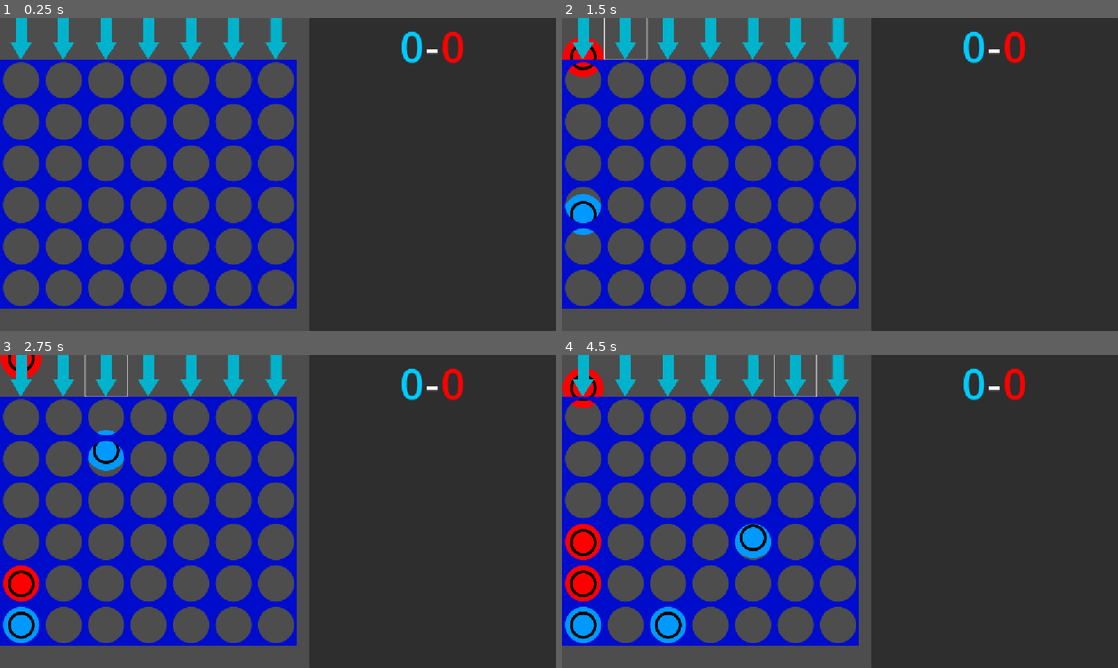
Above: before the commit, frames 1-4 (two rows, left to right).
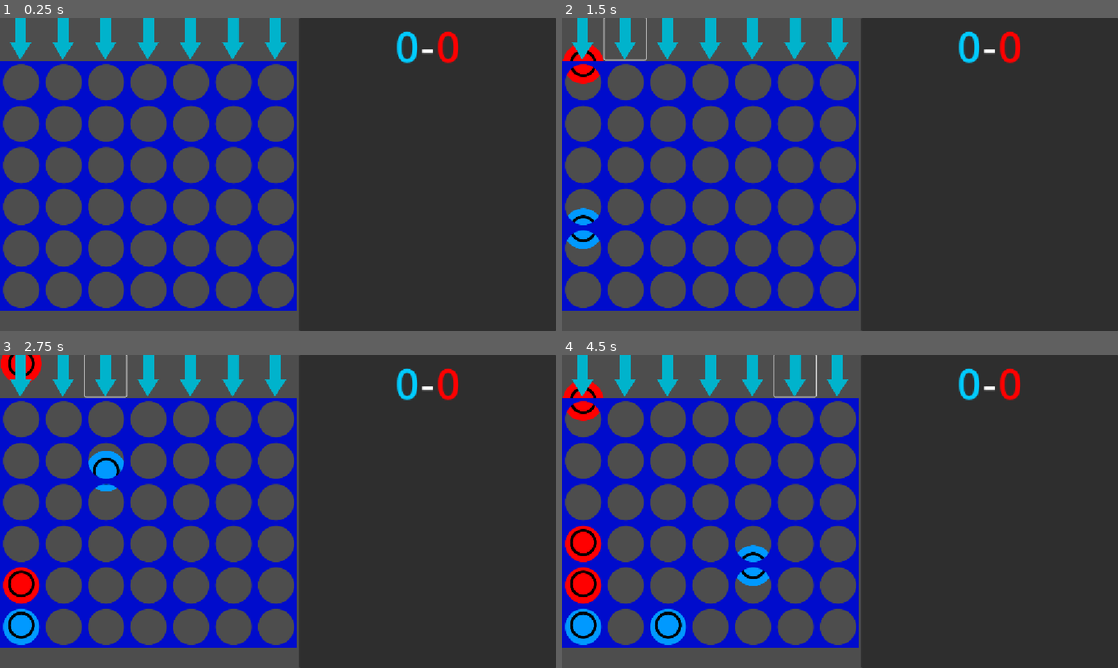
Above: after the commit, the same moments.

Repository: Emarald64/connect-4
Game: Godot game, scene res://scenes/main.tscn
Same seed, same stepped clock (60 frames per second), same inputs: the game is played once before the commit and once after it.
Inputs (mouse positions are in pixels of both pictures, inside the frame that each line leads up to):
- Up to frame 1 (0.25 s): no input
- Up to frame 2 (1.5 s): click (584, 39) at 0.5 s; click (623, 39) at 1.27 s
- Up to frame 3 (2.75 s): click (105, 376) at 2.02 s
- Up to frame 4 (4.5 s): click (712, 376) at 2.77 s; click (751, 376) at 3.52 s; click (795, 376) at 4.27 s

The runs differ from the first frame. In frame 1, 7.9% of the frame differs, in the area x 0-84%, y 0-100%; in frame 2, 8.9%; in frame 3, 8.6%; in frame 4, 9.2%.

Commit message:
Changed board to be one sprite

Diff:
--- /dev/null
+++ b/scenes/board.gd
@@ -0,0 +1,8 @@
+extends TextureRect
+
+signal boardClicked(row:int)
+
+func _input(event: InputEvent) -> void:
+	if event is InputEventMouseButton and event.button_index==MouseButton.MOUSE_BUTTON_LEFT and event.pressed:
+		print('click')
+		boardClicked.emit(int(event.position.x/88))
--- a/scenes/main.gd
+++ b/scenes/main.gd
@@ -20,15 +20,15 @@
 	for i in range(7):
 		var selector=preload("res://scenes/move_selector.tscn").instantiate()
 		selector.pressed.connect(moveWithChangingColor.bind(i))
-		%Board.add_child(selector)
+		$HBoxContainer/VBoxContainer/HBoxContainer.add_child(selector)
 	# Build grid
 	for y in range(6):
 		slots.append(Array())
 		for x in range(7):
-			var slot=preload("res://scenes/slot.tscn").instantiate()
-			slot.pressed.connect(moveWithChangingColor.bind(x))
+			#var slot=preload("res://scenes/slot.tscn").instantiate()
+			#slot.pressed.connect(moveWithChangingColor.bind(x))
+			#%Board.add_child(slot)
 			slots[y].append(Slot.new())
-			%Board.add_child(slot)
 
 func moveWithChangingColor(col:int)->void:
 	if await move(col,currentlyRed):
--- a/scenes/main.tscn
+++ b/scenes/main.tscn
@@ -1,6 +1,8 @@
-[gd_scene load_steps=6 format=3 uid="uid://djgj8htnohbn4"]
+[gd_scene load_steps=8 format=3 uid="uid://djgj8htnohbn4"]
 
 [ext_resource type="Script" uid="uid://cvu2urblddtwg" path="res://scenes/main.gd" id="1_o5qli"]
+[ext_resource type="Texture2D" uid="uid://b3fa5nj5dppjm" path="res://assets/slot.svg" id="2_0wfyh"]
+[ext_resource type="Script" uid="uid://bx0wmfx5i6f6y" path="res://scenes/board.gd" id="3_sugp2"]
 
 [sub_resource type="RectangleShape2D" id="RectangleShape2D_o5qli"]
 size = Vector2(616, 20)
@@ -48,17 +50,26 @@
 grow_horizontal = 2
 grow_vertical = 2
 
-[node name="Board" type="GridContainer" parent="HBoxContainer"]
-unique_name_in_owner = true
+[node name="VBoxContainer" type="VBoxContainer" parent="HBoxContainer"]
+layout_mode = 2
+
+[node name="HBoxContainer" type="HBoxContainer" parent="HBoxContainer/VBoxContainer"]
+custom_minimum_size = Vector2(0, 86)
+layout_mode = 2
+theme_override_constants/separation = 2
+
+[node name="Board" type="TextureRect" parent="HBoxContainer/VBoxContainer"]
+custom_minimum_size = Vector2(616, 516)
+layout_mode = 2
+mouse_filter = 0
+mouse_default_cursor_shape = 2
+texture = ExtResource("2_0wfyh")
+stretch_mode = 1
+script = ExtResource("3_sugp2")
+
+[node name="PanelContainer" type="PanelContainer" parent="HBoxContainer"]
 layout_mode = 2
 size_flags_horizontal = 3
-theme_override_constants/h_separation = 0
-theme_override_constants/v_separation = 0
-columns = 7
-
-[node name="PanelContainer" type="PanelContainer" parent="HBoxContainer"]
-custom_minimum_size = Vector2(512, 0)
-layout_mode = 2
 
 [node name="VBoxContainer" type="VBoxContainer" parent="HBoxContainer/PanelContainer"]
 layout_mode = 2
@@ -118,4 +129,5 @@
 [node name="AudioStreamPlayer" type="AudioStreamPlayer" parent="."]
 volume_db = -10.0
 
+[connection signal="boardClicked" from="HBoxContainer/VBoxContainer/Board" to="." method="moveWithChangingColor"]
 [connection signal="timeout" from="Placing Cooldown" to="." method="checkPlayComputerMove"]
--- a/scenes/move_selector.tscn
+++ b/scenes/move_selector.tscn
@@ -8,6 +8,7 @@
 offset_bottom = 86.0
 size_flags_horizontal = 4
 size_flags_vertical = 4
+mouse_default_cursor_shape = 2
 flat = true
 
 [node name="TextureRect" type="TextureRect" parent="."]
Not shown, added: scenes/board.gd.uid
